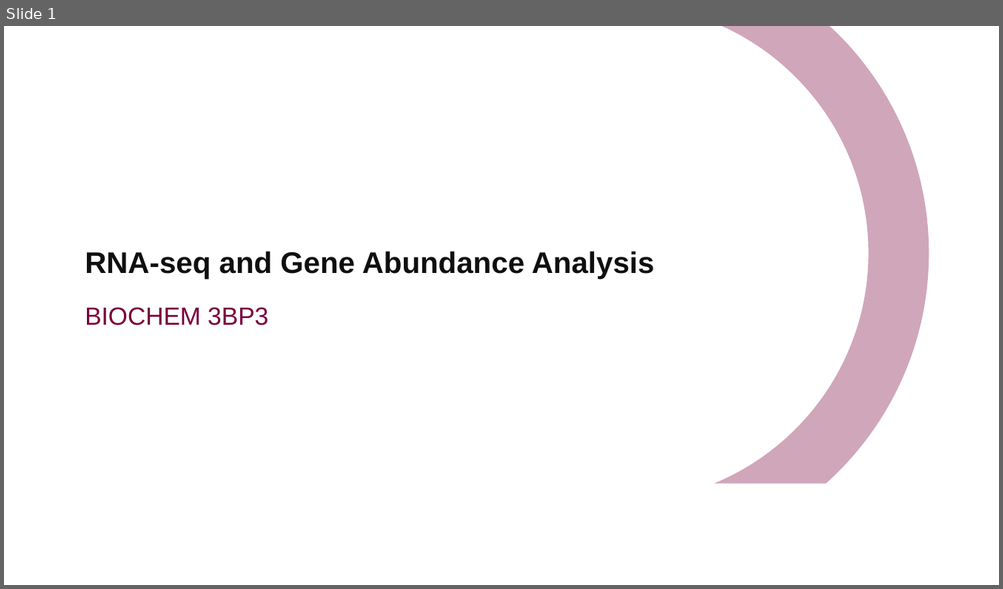
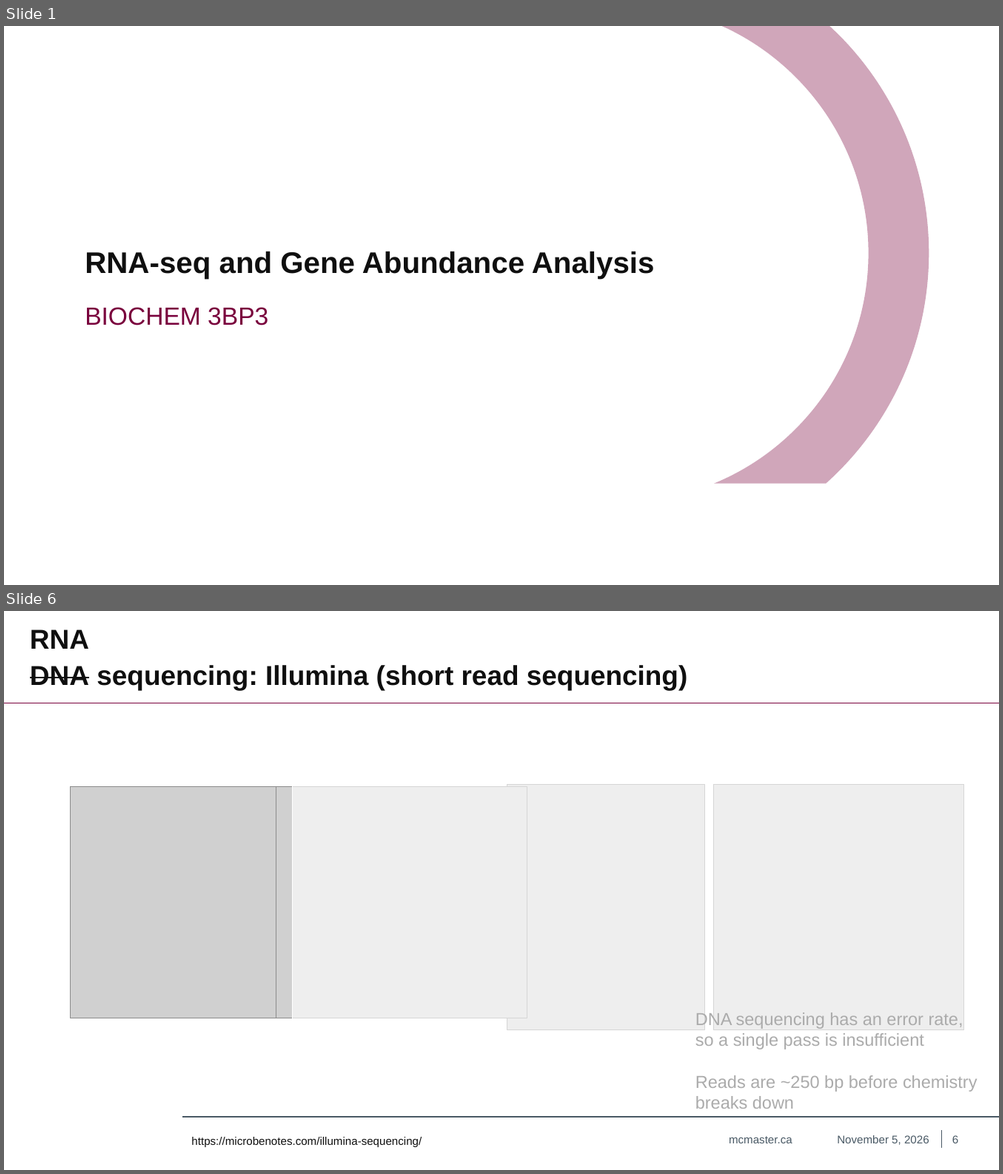
Before and after one commit to khoulahan/Biochem-3BP3, a slide deck: Lectures/Lecture 7 - RNA-Seq.pptx. Shown one above the other, each under a label of ours: slide 1 before the commit, slides 1 and 6 after it; the slides between them are not shown. The pictures are 1003x589 and 1003x1174 pixels, drawn with LibreOffice and Linux fonts; fonts in the diff are those of the drawing; grey boxes stand for pictures; background and template pictures are left out. Boxes give left, top, right and bottom in pixels: in the first picture for what was removed or moved away, otherwise in the second. Text is boxed around its words. In the diff, an @@ line names an element or a change of style, - is before the commit and + after.

```diff
--- a/Lectures/Lecture 7 - RNA-Seq.pptx
+++ b/Lectures/Lecture 7 - RNA-Seq.pptx
@@ slide 6 added at [4, 611, 999, 1170], background #FFFFFF @@
@@ text added at [30, 629, 89, 649], 44 pt, text #0F0F0F, bold @@
+RNA
@@ title added at [30, 665, 687, 690], 44 pt, text #0F0F0F, bold @@
+DNA sequencing: Illumina (short read sequencing)
@@ line added from (4, 703) to (999, 703), #79003C 1.75 pt @@
@@ rectangle added at [293, 752, 984, 1113], fill #FFFFFF at 65% opacity, outline #FFFFFF 1.5 pt @@
@@ picture added at [70, 787, 278, 1018] @@
@@ picture added at [276, 787, 526, 1018] @@
@@ picture added at [507, 784, 705, 1031] @@
@@ picture added at [713, 784, 964, 1031] @@
@@ rectangle added at [531, 1013, 558, 1073], fill #FFFFFF, outline #FFFFFF 1.5 pt @@
@@ rectangle added at [547, 1022, 649, 1073], fill #FFFFFF, outline #FFFFFF 1.5 pt @@
@@ text added at [695, 1013, 977, 1109], 28 pt, text #0F0F0F @@
+DNA sequencing has an error rate, so a single pass is insufficient
+Reads are ~250 bp before chemistry breaks down
@@ line added from (182, 1117) to (999, 1117), #495965 1.75 pt @@
@@ text added at [191, 1137, 421, 1147], 18 pt, text #0F0F0F @@
+https://microbenotes.com/illumina-sequencing/
@@ text added at [728, 1136, 792, 1144], 18 pt, text #495965 @@
+mcmaster.ca
@@ text added at [836, 1136, 929, 1145], 18 pt, text #495965 @@
+November 5, 2026
@@ line added from (941, 1131) to (941, 1148), #495965 1 pt @@
@@ page number added at [952, 1136, 958, 1144], 18 pt, text #495965 @@
+6
```
Also in this commit, not shown: 29 slides changed, 1 other slide added.
